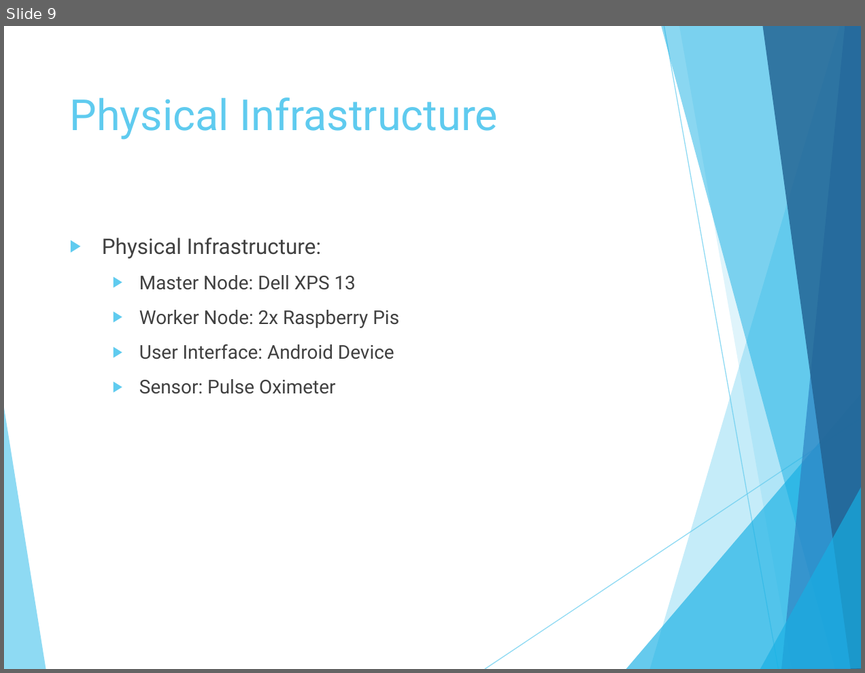
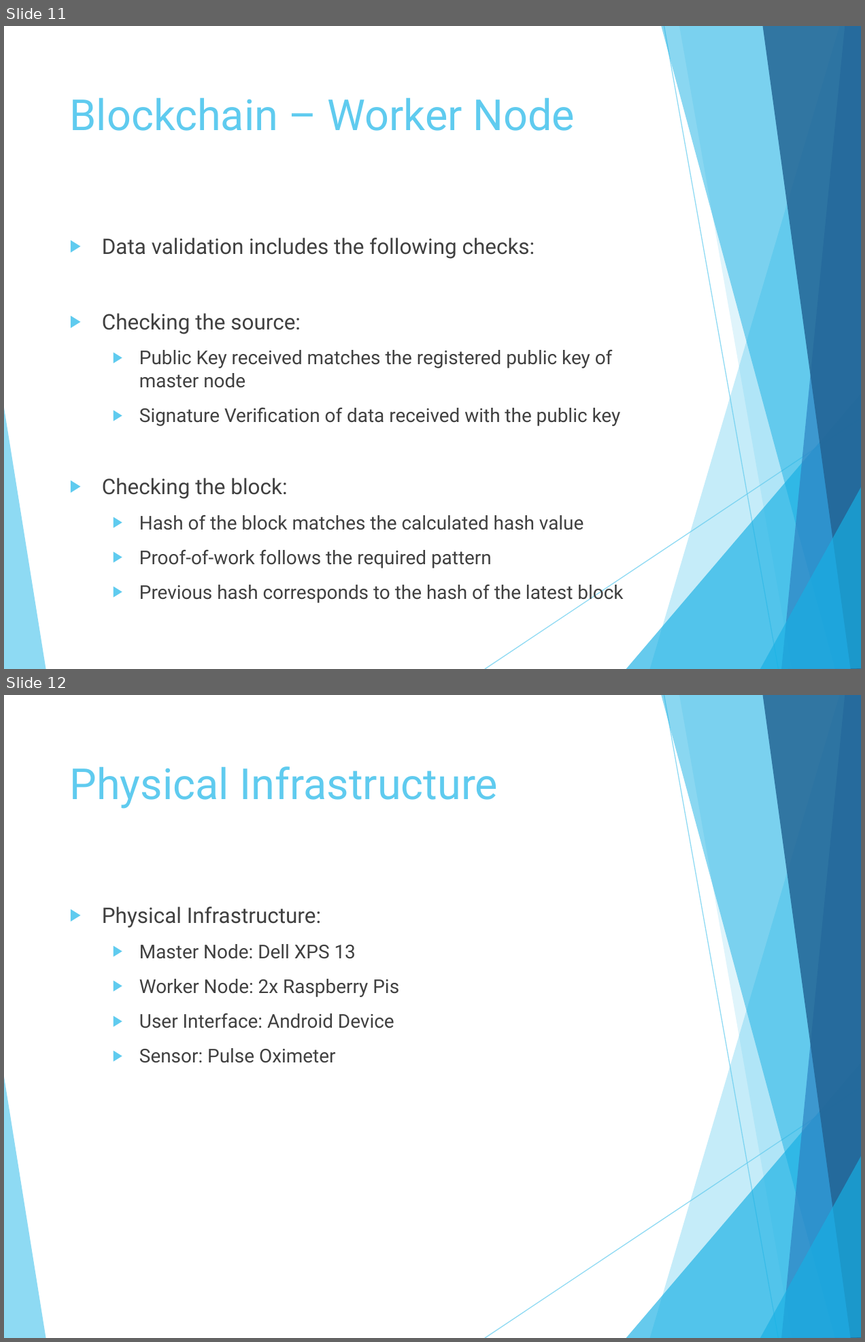
Before and after one commit to Cloudslab/FogBus, a slide deck: Presentation/FogBus.pptx. Shown one above the other, each under a label of ours: slide 9 before the commit, slides 11 and 12 after it. The pictures are 865x673 and 865x1342 pixels, drawn with LibreOffice and Linux fonts; fonts in the diff are those of the drawing. Boxes give left, top, right and bottom in pixels: in the first picture for what was removed or moved away, otherwise in the second. Text is boxed around its words. In the diff, an @@ line names an element or a change of style, - is before the commit and + after.

```diff
--- a/Presentation/FogBus.pptx
+++ b/Presentation/FogBus.pptx
@@ slide 11 added at <box>4,26,861,669</box>, background #FFFFFF; not listed: 10 template elements that a slide beside it also shows @@
@@ title added at <box>70,97,575,131</box>, 36 pt, text #5FCBEF @@
+Blockchain – Worker Node
@@ text added at <box>102,237,623,603</box>, 16 pt, text #404040 @@
+▶ Data validation includes the following checks:
+▶ Checking the source:
+  ▶ Public Key received matches the registered public key of master node
+  ▶ Signature Verification of data received with the public key
+▶ Checking the block:
+  ▶ Hash of the block matches the calculated hash value
+  ▶ Proof-of-work follows the required pattern
+  ▶ Previous hash corresponds to the hash of the latest block
@@ what was slide 9 is now slide 12 @@
```
Also in this commit, not shown: 3 slides changed, 2 other slides added, 2 other files.
